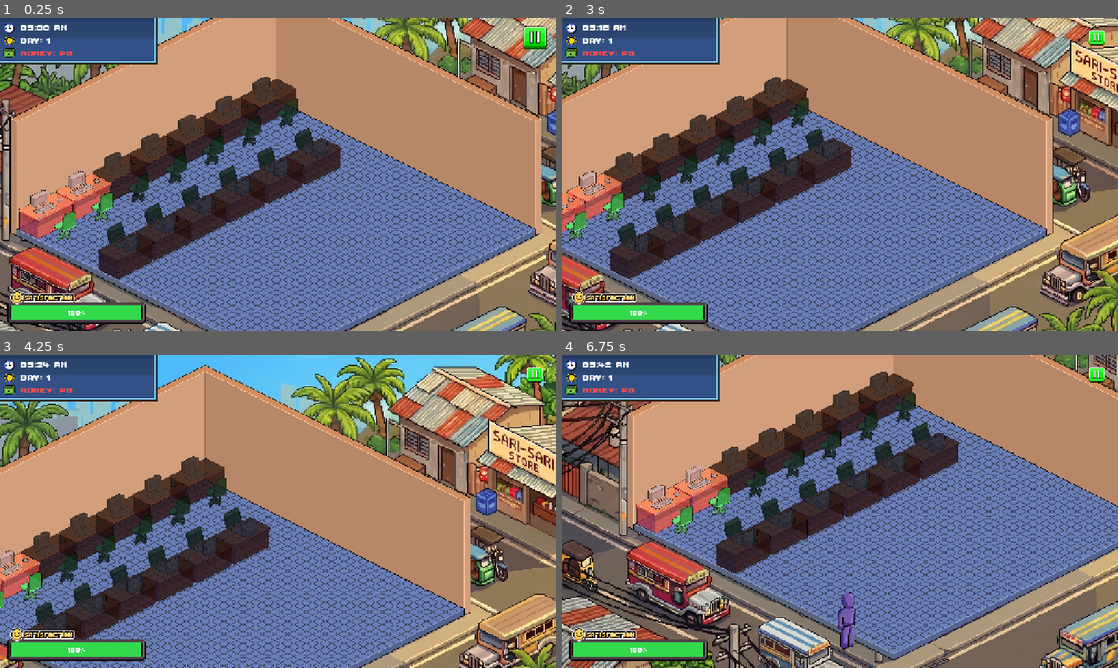
Above: before the commit, frames 1-4 (two rows, left to right).
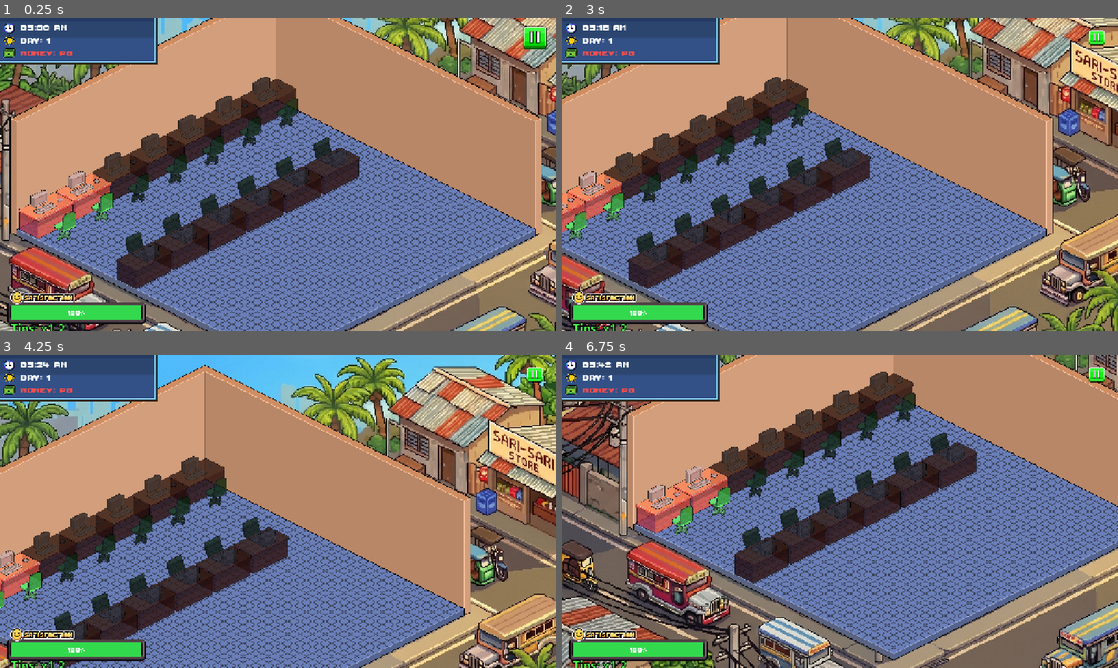
Above: after the commit, the same moments.

Repository: vinnyy-ph/gvd-project-overclocked
Game: Godot game, scene res://core/shop_floor/shop_floor_scrollable.tscn
The game is run twice, just before and just after one commit, with the same random seed, the same clock (stepped at 60 frames per second) and the same inputs. This scene is started directly instead of the project's main scene. Sound files missing from this copy of the repository are replaced by a short silence.
Inputs (mouse positions are in pixels of both pictures, inside the frame that each line leads up to):
- Up to frame 1 (0.25 s): no input
- Up to frame 2 (3 s): click (645, 196) at 0.52 s; click (1095, 36) at 1.25 s; click (834, 155) at 2 s; tap Enter at 2.75 s; move the mouse to (962, 158) at 2.77 s; hold Right (ui_right) from 2.78 s (still down); click (962, 158) at 2.92 s
- Up to frame 3 (4.25 s): release Right (ui_right) at 3.5 s; drag from (166, 527) to (250, 574) at 3.52 s
- Up to frame 4 (6.75 s): tap Space at 4.25, 5.75 s; move the mouse to (895, 442) at 4.27 s; hold Right (ui_right) 4.28-5 s; tap Enter at 5 s; drag from (812, 574) to (673, 464) at 5.02 s; move the mouse to (1006, 558) at 5.77 s; hold Left (ui_left) 5.78-6.5 s; drag from (673, 464) to (756, 433) at 6.52 s

The runs differ from the first frame. In frame 1, 6.3% of the frame differs, in the area x 1-65%, y 35-100%; in frame 2, 6.3%; in frame 3, 5.5%; in frame 4, 6.8%, in the area x 1-75%, y 21-100%.

Commit message:
Add satisfaction multiplier, passive income & UI
Introduce satisfaction-based economy and visual feedback across the shop floor.

- game_manager.gd: add money_earned_visual signal and new helper functions: get_satisfaction_multiplier(), get_passive_income_reward(), get_spawn_interval(), and get_max_waiting_customers(). Adjust get_money_reward() to use the multiplier. These provide scalable rewards and dynamic spawn/queue tuning based on satisfaction and upgrades.
- customer.gd: use get_passive_income_reward() for periodic revenue, emit money_earned_visual for floating money visuals, and scale issue spawn chance via GameManager.get_issue_spawn_chance_modifier().
- shop_floor_scrollable.gd: hook money_earned_visual to spawn_floating_money(), add MultiplierLabel HUD, initialize and randomize SpawnTimer using GameManager.get_spawn_interval(), use get_max_waiting_customers() for spawn gating, and update HUD multiplier display. Add spawn_floating_money() to show animated floating payment labels.
- shop_floor_scrollable.tscn: UI/layout changes — removed a parallax node, added per-desk issue label nodes and a MultiplierLabel, and adjusted desk positions.

These changes make income and event pacing responsive to player satisfaction and upgrades and add clear visual feedback for earnings.

Diff:
--- a/core/autoloads/game_manager/game_manager.gd
+++ b/core/autoloads/game_manager/game_manager.gd
@@ -95,6 +95,8 @@
 	# Transition to game over scene
 	# We might want to clear active issues or other state
 	get_tree().change_scene_to_file("res://ui/game_over/game_over.tscn")
+
+signal money_earned_visual(amount: int, position: Vector2)
 
 var save_path: String = "user://savegame.json"
 var previous_scene: String = ""
@@ -130,11 +132,44 @@
 
 	return "%02d:%02d %s" % [display_hour, current_minute, am_pm]
 
+func get_satisfaction_multiplier() -> float:
+	if satisfaction >= 80:
+		return 1.2 # Tip bonus
+	elif satisfaction >= 40:
+		return 1.0 # Standard
+	else:
+		return 0.8 # Penalty
+
 func get_money_reward(base_amount: int) -> int:
-	var bonus = 1.0
+	var bonus = get_satisfaction_multiplier()
 	if SaveManager.unlocked_upgrades.get("graphics_upgrade", 0) > 0:
 		bonus += 0.10 # +10% payment
 	return int(base_amount * bonus)
+
+func get_passive_income_reward() -> int:
+	var base = 1
+	var multiplier = get_satisfaction_multiplier()
+	# Upgrades could increase base passive income here
+	return int(base * multiplier)
+
+func get_spawn_interval() -> float:
+	var unlocked = get_unlocked_slots()
+	# Base interval starts slower and gets faster as you have more slots
+	# 2 slots -> ~6.5s
+	# 13 slots -> ~3.5s
+	var base_interval = lerp(6.5, 3.5, float(unlocked - 2) / 11.0)
+
+	# Day multiplier: gets slightly faster each day
+	# Day 1: 100%, Day 10: 73% (faster)
+	var day_mult = max(0.6, 1.0 - (day - 1) * 0.03)
+
+	return base_interval * day_mult
+
+func get_max_waiting_customers() -> int:
+	var unlocked = get_unlocked_slots()
+	# 2 slots -> 2 waiting
+	# 13 slots -> 5 waiting
+	return int(lerp(2.0, 5.0, float(unlocked - 2) / 11.0))
 
 func get_issue_spawn_chance_modifier() -> float:
 	# Power strip and cable kit reduce overall issue frequency
--- a/core/shop_floor/customer.gd
+++ b/core/shop_floor/customer.gd
@@ -100,15 +100,20 @@
 
 func _on_revenue_timeout():
 	if current_state == State.USING_PC and GameManager.active_issues[assigned_pc_index] == "":
-		GameManager.money += 1 # +1 money every 2 seconds
+		var amount = GameManager.get_passive_income_reward()
+		GameManager.money += amount
+		GameManager.money_earned_visual.emit(amount, global_position + Vector2(0, -100))
 
 func _on_session_timeout():
 	exit_shop()
 
 func _on_issue_timeout():
 	if current_state == State.USING_PC and GameManager.active_issues[assigned_pc_index] == "":
-		# Chance to trigger an issue
-		if randf() < 0.35: # 35% chance every check
+		# Chance to trigger an issue (scaled by upgrades)
+		var base_chance = 0.35
+		var modified_chance = base_chance * GameManager.get_issue_spawn_chance_modifier()
+
+		if randf() < modified_chance:
 			GameManager.active_issues[assigned_pc_index] = GameManager.get_next_minigame()
 			AudioManager.play_sfx("alert")
 		else:
--- a/core/shop_floor/shop_floor_scrollable.gd
+++ b/core/shop_floor/shop_floor_scrollable.gd
@@ -5,6 +5,7 @@
 @onready var money_label = $CanvasLayer/HUD/MoneyLabel
 @onready var satisfaction_bar = $CanvasLayer/HUD/SatisfactionBar
 @onready var time_label = $CanvasLayer/HUD/TimeLabel
+@onready var multiplier_label = $CanvasLayer/HUD/MultiplierLabel
 
 @export var every_pc_unlocked: bool = false
 
@@ -51,6 +52,8 @@
 	satisfaction_bar.max_value = 100
 	satisfaction_bar.value = GameManager.satisfaction
 	satisfaction_bar.custom_minimum_size = Vector2(300, 24)
+
+	GameManager.money_earned_visual.connect(spawn_floating_money)
 
 	var num_slots = 13
 	var unlocked_slots = num_slots if every_pc_unlocked else GameManager.get_unlocked_slots()
@@ -100,6 +103,10 @@
 
 	_restore_customers()
 	update_hud()
+
+	# Initialize spawn timer with dynamic interval
+	$SpawnTimer.wait_time = GameManager.get_spawn_interval()
+	$SpawnTimer.start()
 
 func _update_desk_texture(slot_idx: int):
 	var desk = seat_nodes[slot_idx]
@@ -336,8 +343,12 @@
 	for child in customer_container.get_children():
 		if child is Customer and child.current_state == Customer.State.WAITING:
 			waiting_count += 1
-	if waiting_count < 3:
+	if waiting_count < GameManager.get_max_waiting_customers():
 		spawn_customer()
+
+	# Randomize next interval slightly for "fairness" (organic feel)
+	var base_interval = GameManager.get_spawn_interval()
+	$SpawnTimer.wait_time = randf_range(base_interval * 0.8, base_interval * 1.2)
 
 func spawn_customer():
 	var waiting_count = 0
@@ -457,6 +468,35 @@
 	time_label.text = GameManager.get_formatted_time()
 	satisfaction_bar.value = GameManager.satisfaction
 	_apply_bar_style()
+
+	# Update Multiplier Label
+	var mult = GameManager.get_satisfaction_multiplier()
+	multiplier_label.text = "Tips: x" + str(mult)
+	if mult > 1.0:
+		multiplier_label.add_theme_color_override("font_color", Color(0.3, 1.0, 0.3)) # Green
+	elif mult < 1.0:
+		multiplier_label.add_theme_color_override("font_color", Color(1.0, 0.3, 0.3)) # Red
+	else:
+		multiplier_label.add_theme_color_override("font_color", Color.WHITE)
+
+func spawn_floating_money(amount: int, start_pos: Vector2):
+	var label = Label.new()
+	label.text = "+P" + str(amount)
+	label.horizontal_alignment = HORIZONTAL_ALIGNMENT_CENTER
+	var font = load("res://assets/fonts/ThaleahFat.ttf")
+	label.add_theme_font_override("font", font)
+	label.add_theme_font_size_override("font_size", 45)
+	label.add_theme_color_override("font_color", Color(1.0, 0.9, 0.2)) # Gold-ish
+	label.add_theme_color_override("font_outline_color", Color.BLACK)
+	label.add_theme_constant_override("outline_size", 10)
+
+	$World/Background.add_child(label)
+	label.global_position = start_pos + Vector2(-50, -50)
+
+	var tween = create_tween()
+	tween.tween_property(label, "position:y", label.position.y - 120, 1.2).set_trans(Tween.TRANS_SINE).set_ease(Tween.EASE_OUT)
+	tween.parallel().tween_property(label, "modulate:a", 0.0, 1.2).set_delay(0.4)
+	tween.finished.connect(label.queue_free)
 
 # --- CAMERA LOGIC ---
 
--- a/core/shop_floor/shop_floor_scrollable.tscn
+++ b/core/shop_floor/shop_floor_scrollable.tscn
@@ -85,22 +85,6 @@
 grow_vertical = 2
 texture = ExtResource("2_3cboq")
 
-[node name="Parallax2D" type="Parallax2D" parent="World" unique_id=289474377]
-repeat_size = Vector2(1843, 0)
-autoscroll = Vector2(50, 0)
-repeat_times = 4
-
-[node name="Sprite2D" type="Sprite2D" parent="World/Parallax2D" unique_id=943323864]
-scale = Vector2(1.2, 1.2)
-texture = ExtResource("5_22yg1")
-centered = false
-
-[node name="Sprite2D2" type="Sprite2D" parent="World/Parallax2D" unique_id=344089834]
-position = Vector2(0, -1464)
-scale = Vector2(1.2, 1.2)
-texture = ExtResource("5_22yg1")
-centered = false
-
 [node name="Background" type="Node2D" parent="World" unique_id=142257243]
 z_index = 2
 position = Vector2(1532, 704)
@@ -124,6 +108,20 @@
 icon = ExtResource("3_eyiyn")
 flat = true
 
+[node name="Label" type="Label" parent="World/Background/Desk7/Desk7IssueButton" unique_id=317958110]
+layout_mode = 0
+offset_left = -32.59626
+offset_top = -15.358224
+offset_right = 122.40374
+offset_bottom = 13.641776
+theme_override_colors/font_shadow_color = Color(0, 0, 0, 1)
+theme_override_constants/shadow_offset_x = 2
+theme_override_constants/shadow_offset_y = 2
+theme_override_constants/shadow_outline_size = 2
+theme_override_fonts/font = ExtResource("4_ll02x")
+theme_override_font_sizes/font_size = 31
+text = "ISSUE LABEL"
+
 [node name="Desk6" type="Sprite2D" parent="World/Background" unique_id=1543486381]
 position = Vector2(-231.86768, -270.83533)
 scale = Vector2(0.51159185, 0.51159185)
@@ -137,7 +135,20 @@
 scale = Vector2(2, 2)
 icon = ExtResource("3_eyiyn")
 flat = true
-metadata/_edit_use_anchors_ = true
+
+[node name="Label" type="Label" parent="World/Background/Desk6/Desk6IssueButton" unique_id=1570668206]
+layout_mode = 0
+offset_left = -32.59626
+offset_top = -15.358224
+offset_right = 122.40374
+offset_bottom = 13.641776
+theme_override_colors/font_shadow_color = Color(0, 0, 0, 1)
+theme_override_constants/shadow_offset_x = 2
+theme_override_constants/shadow_offset_y = 2
+theme_override_constants/shadow_outline_size = 2
+theme_override_fonts/font = ExtResource("4_ll02x")
+theme_override_font_sizes/font_size = 31
+text = "ISSUE LABEL"
 
 [node name="Desk5" type="Sprite2D" parent="World/Background" unique_id=229852010]
 position = Vector2(-420.4391, -175.12103)
@@ -152,7 +163,20 @@
 scale = Vector2(2, 2)
 icon = ExtResource("3_eyiyn")
 flat = true
-metadata/_edit_use_anchors_ = true
+
+[node name="Label" type="Label" parent="World/Background/Desk5/Desk5IssueButton" unique_id=1577065751]
+layout_mode = 0
+offset_left = -32.59626
+offset_top = -15.358224
+offset_right = 122.40374
+offset_bottom = 13.641776
+theme_override_colors/font_shadow_color = Color(0, 0, 0, 1)
+theme_override_constants/shadow_offset_x = 2
+theme_override_constants/shadow_offset_y = 2
+theme_override_constants/shadow_outline_size = 2
+theme_override_fonts/font = ExtResource("4_ll02x")
+theme_override_font_sizes/font_size = 31
+text = "ISSUE LABEL"
 
 [node name="Desk4" type="Sprite2D" parent="World/Background" unique_id=1208692705]
 position = Vector2(-606.1533, -80.83533)
@@ -167,7 +191,20 @@
 scale = Vector2(2, 2)
 icon = ExtResource("3_eyiyn")
 flat = true
-metadata/_edit_use_anchors_ = true
+
+[node name="Label" type="Label" parent="World/Background/Desk4/Desk4IssueButton" unique_id=240094076]
+layout_mode = 0
+offset_left = -32.59626
+offset_top = -15.358224
+offset_right = 122.40374
+offset_bottom = 13.641776
+theme_override_colors/font_shadow_color = Color(0, 0, 0, 1)
+theme_override_constants/shadow_offset_x = 2
+theme_override_constants/shadow_offset_y = 2
+theme_override_constants/shadow_outline_size = 2
+theme_override_fonts/font = ExtResource("4_ll02x")
+theme_override_font_sizes/font_size = 31
+text = "ISSUE LABEL"
 
 [node name="Desk3" type="Sprite2D" parent="World/Background" unique_id=1983527224]
 position = Vector2(-794.72473, 14.878967)
@@ -184,6 +221,20 @@
 flat = true
 metadata/_edit_use_anchors_ = true
 
+[node name="Label" type="Label" parent="World/Background/Desk3/Desk3IssueButton" unique_id=993325121]
+layout_mode = 0
+offset_left = -32.59626
+offset_top = -15.358224
+offset_right = 122.40374
+offset_bottom = 13.641776
+theme_override_colors/font_shadow_color = Color(0, 0, 0, 1)
+theme_override_constants/shadow_offset_x = 2
+theme_override_constants/shadow_offset_y = 2
+theme_override_constants/shadow_outline_size = 2
+theme_override_fonts/font = ExtResource("4_ll02x")
+theme_override_font_sizes/font_size = 31
+text = "ISSUE LABEL"
+
 [node name="Desk2" type="Sprite2D" parent="World/Background" unique_id=113499335]
 position = Vector2(-979.50525, 111.010864)
 scale = Vector2(0.51159185, 0.51159185)
@@ -199,6 +250,20 @@
 flat = true
 metadata/_edit_use_anchors_ = true
 
+[node name="Label" type="Label" parent="World/Background/Desk2/Desk2IssueButton" unique_id=1258351798]
+layout_mode = 0
+offset_left = -32.59626
+offset_top = -15.358224
+offset_right = 122.40374
+offset_bottom = 13.641776
+theme_override_colors/font_shadow_color = Color(0, 0, 0, 1)
+theme_override_constants/shadow_offset_x = 2
+theme_override_constants/shadow_offset_y = 2
+theme_override_constants/shadow_outline_size = 2
+theme_override_fonts/font = ExtResource("4_ll02x")
+theme_override_font_sizes/font_size = 31
+text = "ISSUE LABEL"
+
 [node name="Desk1" type="Sprite2D" parent="World/Background" unique_id=805946840]
 position = Vector2(-1168.0767, 206.7252)
 scale = Vector2(0.51159185, 0.51159185)
@@ -213,11 +278,25 @@
 icon = ExtResource("3_eyiyn")
 flat = true
 
+[node name="Label" type="Label" parent="World/Background/Desk1/Desk1IssueButton" unique_id=1634305067]
+layout_mode = 0
+offset_left = -32.59626
+offset_top = -15.358224
+offset_right = 122.40374
+offset_bottom = 13.641776
+theme_override_colors/font_shadow_color = Color(0, 0, 0, 1)
+theme_override_constants/shadow_offset_x = 2
+theme_override_constants/shadow_offset_y = 2
+theme_override_constants/shadow_outline_size = 2
+theme_override_fonts/font = ExtResource("4_ll02x")
+theme_override_font_sizes/font_size = 31
+text = "ISSUE LABEL"
+
 [node name="CustomerContainer" type="Node2D" parent="World/Background" unique_id=1968303627]
 position = Vector2(0, 822.8571)
 
 [node name="Desk13" type="Sprite2D" parent="World/Background" unique_id=1047420753]
-position = Vector2(179.4354, -92.87397)
+position = Vector2(273.7211, -44.345963)
 scale = Vector2(0.51159173, 0.51159173)
 texture = ExtResource("5_g1u6q")
 
@@ -232,8 +311,22 @@
 flat = true
 metadata/_edit_use_anchors_ = true
 
+[node name="Label" type="Label" parent="World/Background/Desk13/Desk13IssueButton" unique_id=2104574521]
+layout_mode = 0
+offset_left = -32.59626
+offset_top = -15.358224
+offset_right = 122.40374
+offset_bottom = 13.641776
+theme_override_colors/font_shadow_color = Color(0, 0, 0, 1)
+theme_override_constants/shadow_offset_x = 2
+theme_override_constants/shadow_offset_y = 2
+theme_override_constants/shadow_outline_size = 2
+theme_override_fonts/font = ExtResource("4_ll02x")
+theme_override_font_sizes/font_size = 31
+text = "ISSUE LABEL"
+
 [node name="Desk12" type="Sprite2D" parent="World/Background" unique_id=1834866764]
-position = Vector2(-10.5648575, 2.8403225)
+position = Vector2(83.72085, 51.368324)
 scale = Vector2(0.51159185, 0.51159185)
 texture = ExtResource("5_g1u6q")
 
@@ -248,8 +341,22 @@
 flat = true
 metadata/_edit_use_anchors_ = true
 
+[node name="Label" type="Label" parent="World/Background/Desk12/Desk12IssueButton" unique_id=1418934564]
+layout_mode = 0
+offset_left = -32.59626
+offset_top = -15.358224
+offset_right = 122.40374
+offset_bottom = 13.641776
+theme_override_colors/font_shadow_color = Color(0, 0, 0, 1)
+theme_override_constants/shadow_offset_x = 2
+theme_override_constants/shadow_offset_y = 2
+theme_override_constants/shadow_outline_size = 2
+theme_override_fonts/font = ExtResource("4_ll02x")
+theme_override_font_sizes/font_size = 31
+text = "ISSUE LABEL"
+
 [node name="Desk11" type="Sprite2D" parent="World/Background" unique_id=1528630727]
-position = Vector2(-202.4252, 98.57134)
+position = Vector2(-108.13949, 147.09935)
 scale = Vector2(0.51159173, 0.51159173)
 texture = ExtResource("5_g1u6q")
 
@@ -263,8 +370,22 @@
 icon = ExtResource("3_eyiyn")
 flat = true
 
+[node name="Label" type="Label" parent="World/Background/Desk11/Desk11IssueButton" unique_id=1723158876]
+layout_mode = 0
+offset_left = -32.59626
+offset_top = -15.358224
+offset_right = 122.40374
+offset_bottom = 13.641776
+theme_override_colors/font_shadow_color = Color(0, 0, 0, 1)
+theme_override_constants/shadow_offset_x = 2
+theme_override_constants/shadow_offset_y = 2
+theme_override_constants/shadow_outline_size = 2
+theme_override_fonts/font = ExtResource("4_ll02x")
+theme_override_font_sizes/font_size = 31
+text = "ISSUE LABEL"
+
 [node name="Desk10" type="Sprite2D" parent="World/Background" unique_id=2100459152]
-position = Vector2(-392.4252, 192.857)
+position = Vector2(-298.1395, 241.38501)
 scale = Vector2(0.51159173, 0.51159173)
 texture = ExtResource("5_g1u6q")
 
@@ -279,8 +400,22 @@
 flat = true
 metadata/_edit_use_anchors_ = true
 
+[node name="Label" type="Label" parent="World/Background/Desk10/Desk10IssueButton" unique_id=113393117]
+layout_mode = 0
+offset_left = -32.59626
+offset_top = -15.358224
+offset_right = 122.40374
+offset_bottom = 13.641776
+theme_override_colors/font_shadow_color = Color(0, 0, 0, 1)
+theme_override_constants/shadow_offset_x = 2
+theme_override_constants/shadow_offset_y = 2
+theme_override_constants/shadow_outline_size = 2
+theme_override_fonts/font = ExtResource("4_ll02x")
+theme_override_font_sizes/font_size = 31
+text = "ISSUE LABEL"
+
 [node name="Desk9" type="Sprite2D" parent="World/Background" unique_id=174221913]
-position = Vector2(-580.99664, 288.57135)
+position = Vector2(-486.71094, 337.09937)
 scale = Vector2(0.51159173, 0.51159173)
 texture = ExtResource("5_g1u6q")
 
@@ -295,8 +430,22 @@
 flat = true
 metadata/_edit_use_anchors_ = true
 
+[node name="Label" type="Label" parent="World/Background/Desk9/Desk9IssueButton" unique_id=1531007669]
+layout_mode = 0
+offset_left = -32.59626
+offset_top = -15.358224
+offset_right = 122.40374
+offset_bottom = 13.641776
+theme_override_colors/font_shadow_color = Color(0, 0, 0, 1)
+theme_override_constants/shadow_offset_x = 2
+theme_override_constants/shadow_offset_y = 2
+theme_override_constants/shadow_outline_size = 2
+theme_override_fonts/font = ExtResource("4_ll02x")
+theme_override_font_sizes/font_size = 31
+text = "ISSUE LABEL"
+
 [node name="Desk8" type="Sprite2D" parent="World/Background" unique_id=1748538281]
-position = Vector2(-770.99664, 384.28546)
+position = Vector2(-676.71094, 432.81348)
 scale = Vector2(0.51159185, 0.51159185)
 texture = ExtResource("5_g1u6q")
 
@@ -310,6 +459,20 @@
 icon = ExtResource("3_eyiyn")
 flat = true
 metadata/_edit_use_anchors_ = true
+
+[node name="Label" type="Label" parent="World/Background/Desk8/Desk8IssueButton" unique_id=1262672687]
+layout_mode = 0
+offset_left = -32.59626
+offset_top = -15.358224
+offset_right = 122.40374
+offset_bottom = 13.641776
+theme_override_colors/font_shadow_color = Color(0, 0, 0, 1)
+theme_override_constants/shadow_offset_x = 2
+theme_override_constants/shadow_offset_y = 2
+theme_override_constants/shadow_outline_size = 2
+theme_override_fonts/font = ExtResource("4_ll02x")
+theme_override_font_sizes/font_size = 31
+text = "ISSUE LABEL"
 
 [node name="OwnerWalkiing" type="AnimatedSprite2D" parent="World/Background" unique_id=471915068]
 unique_name_in_owner = true
@@ -505,6 +668,17 @@
 icon = ExtResource("13_3lx45")
 flat = true
 
+[node name="MultiplierLabel" type="Label" parent="CanvasLayer/HUD" unique_id=2147239335]
+layout_mode = 0
+offset_left = 25.0
+offset_top = 695.0
+offset_right = 326.0
+offset_bottom = 730.0
+theme_override_colors/font_outline_color = Color(0, 0, 0, 1)
+theme_override_constants/outline_size = 8
+theme_override_font_sizes/font_size = 28
+text = "Tips: x1.0"
+
 [node name="DayTimer" type="Timer" parent="." unique_id=1041295534]
 autostart = true
 
